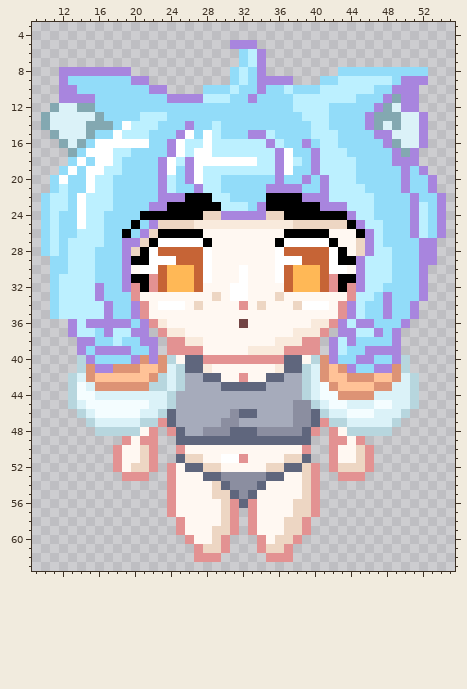
Two states of a pixel-art sprite, Sprites/Characters/Demi/Walk/Demi-Walk-Front-4.png. The first picture shows the starting point.
The file is 64x64 pixels. Shown: x 9..55, y 3..63.
The same view after the edit:
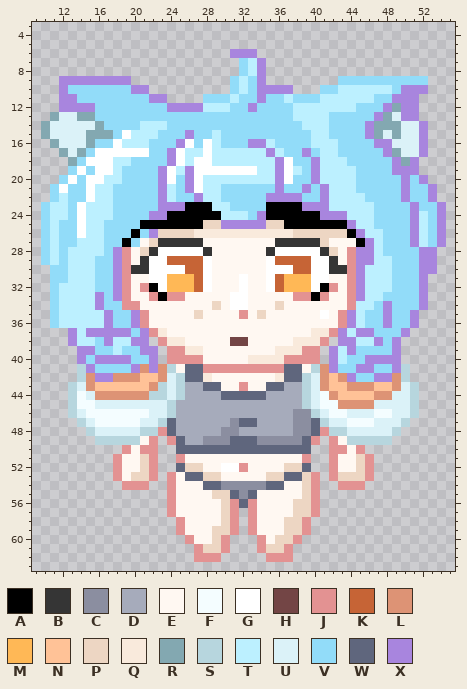
Palette (. is transparent): A #000000  B #353535  C #8b8ea0  D #a6abbb  E #fff8f2  F #f4fdff  G #ffffff  H #734545  J #e39292  K #c66436  L #dd9375  M #ffb856  N #ffc297  P #edd6c3  Q #f9eadc  R #83a8b1  S #b7d6de  T #bcf0ff  U #dbf2f8  V #92dcf9  W #5f667d  X #a885de
Author's note on the commit: Better face for front Demi
Changes in this commit:
@@ x 9..55 @@
  4 ...............................................
- 5 ......................XXX......................
- 6 .......................VTX.....................
+ 5 ...............................................
+ 6 ......................XXX......................
  7 .......................VTX.....................
- 8 ...XXXXXXXX...........VTVX........VVVVVVVVVV...
- 9 ...XVVVVVVVXX.........VTVXXXX...VVTTTTTTVXXX...
-10 ...XXVVVVVVVVXX....VVVTVVXVVTVVVTTTTTTVVXXX....
-11 ...XXXXVVVVVVVVXXXXTTTVVXVVVVTTTTTTTVVVXRXX....
-12 ..RUURRVVVVVVVVVVVVVVVVVVVVVVTTTTVVVVVXRUXX....
-13 .RUUUUURVVVVTTTVVVVVVVVVVVVVVVTTTVVVVXRRRUUX...
-14 .RUUUURRRVGTTTVVVXVVTVVVVVVVVVVTTVVVVXRURUUX...
-15 ..RUUURVVGTTTVVVXGVGTVVVXXTVVVVTTTVVVVXXUUUX...
-16 ...RURVGGGGGGVVXGTTGTTTTTTXTVVXVTTVVVVVXRUUX...
-17 ....RVGGGTTVVVVXGTGGTTTTTTTXGVVXTTTVVVVVXRX....
-18 ....VGVGGTVVVVXGTXGGGGGGGTTXGTVXTTTTVVVVXXX....
-19 ...VGVGGTTVVVVXGVXGTTTTTTTTXGVVXTTTTVVVVVXVX...
-20 ..VGVVGTTVVVVVXTVXGTTVVVVVVXVVXVXTTTVVVVVXVVX..
-21 ..VTVVGTTVVVVVXTVVXTTVVVVVXXXXVVXTTTTVVVVXVVX..
-22 .VTTVGTTTVVVVVXXXAAATTVVVVAAAAXXXTTTTTVVVVXVVX.
-23 .VTTVGTTTVVVVXXAAAAAATTTVXAAAAAAXXXTTTVVVVXTVX.
-24 .VTVVGTTVVVVAAAAAAAPPXXXXXPPAAAAAAAXTTVVVVXTVX.
-25 .VTVVGTTVVVAVXPPPPQQQQQQQQQQQPPPPPPAXTTVVVXTVX.
-26 .VTVVTTTVVAVXPAAAAAEEEEEEEEEAAAAAEEEAXTVVVXTVX.
-27 .VTVTTTTVVXXPAGGGGGAEEEEEEEAGGGGGAEEPXTVVVVXX..
-28 .VTVTTTVVVXPAGKKKKKGEEEEEEEGKKKKKGAEPXTTVVVXX..
-29 ..VVTTTVVVXAAGGGKKKGEEEEEEEGGGKKKGAAXTTTVVVXX..
-30 ..VVTTTVVVXEGGKMMMKGEEEGEEEGKMMMKGGEXTTTVVVX...
-31 ..VTTTTVVVXAAJKMMMKGEEEGEEEGKMMMKJAAXTTTVVVX...
-32 ..VTTTTXVVXJAJKMMMKEEEGGEEEEKMMMKJAJXTTVVVVX...
-33 ..VTTTTXVVVJEEEEEEEEPEGGEEEPEEEEEEEJTTVXVVVX...
-34 ..VTTTTTXVVXJEGGGEPEEEEJEPEEEPGGGEJXTVVXVVX....
-35 ..VTTTTTXVVXJEEEEEEEEEEEEEEEEEEEEEJXTVVXVVX....
-36 ....XTXXXXXVXJQEEEEEEEEHEEEEEEEQQJXTXXVVVX.....
-37 ....XTTVXTTXX.JQQEEEEEEEEEEEEQQQJ.XXTTXVX......
-38 .....XXVVTVVXX.JJQQEEEEEEEEQQQJJ.XTXVVVVX......
-39 .....XVXXXXVVX.JJJJEEEEEQQQQJJJJ.XTVVXXXX......
-40 .....SXVVVVXLXLSEWWJJJJJJJJJWWESLXVVXXVVXS.....
-41 .....SLXXLLLNNLUSWWQEEEEEEEQWWSULNLXVVXXLS.....
-42 ....SULNNNNNNLSUSDDWWEEJEEWWDDSULNNLLLNNLUS....
-43 ....SFULLLLLLSSUSDDDDWWWWWDDDDSUFLNNNNLLUUS....
-44 ....SFFUUUUUUUUSDDDDDDDDDDDDDDSUFFLLLLUUUUS....
-45 ....SUFFFFFFFUUSDDDDDDDDDDDDDCCSUFFUUUFFUUS....
-46 .....SUFFFFFUUSWDDDDDDCWWDDDDCCWSUUFFFUUUS.....
-47 ......SUUUUUSSJWDDDDDCCDDDDDDCCWJSSUUUUUS......
-48 .......SSSSSEJ.JWDDCCCWWWCCCCCWJ.JESSSSS.......
-49 ..........JEJJ..WWWWWWWWWWWWWWW..JJEJ..........
-50 .........JEEPJ..JEEEEEEEEEEEEEJ..JEEPJ.........
-51 .........JEEPJ..WPPEEGGJEEEEPPW..JEEPJ.........
-52 .........JEPPJ.JEWWPPEEEEEPPWWPJ.JPPPJ.........
-53 ..........JJJ..JEEEWWCCCCCWWEEPJ..JJJ..........
-54 ...............JEEEEPWCCCWEEEEPJ...............
+ 8 .......................VTX.....................
+ 9 ...XXXXXXXX...........VTVX........VVVVVVVVVV...
+10 ...XVVVVVVVXX.........VTVXXXX...VVTTTTTTVXXX...
+11 ...XXVVVVVVVVXX....VVVTVVXVVTVVVTTTTTTVVXXX....
+12 ...XXXXVVVVVVVVXXXXTTTVVXVVVVTTTTTTTVVVXRXX....
+13 ..RUURRVVVVVVVVVVVVVVVVVVVVVVTTTTVVVVVXRUXX....
+14 .RUUUUURVVVVTTTVVVVVVVVVVVVVVVTTTVVVVXRRRUUX...
+15 .RUUUURRRVGTTTVVVXVVTVVVVVVVVVVTTVVVVXRURUUX...
+16 ..RUUURVVGTTTVVVXGVGTVVVXXTVVVVTTTVVVVXXUUUX...
+17 ...RURVGGGGGGVVXGTTGTTTTTTXTVVXVTTVVVVVXRUUX...
+18 ....RVGGGTTVVVVXGTGGTTTTTTTXGVVXTTTVVVVVXRX....
+19 ....VGVGGTVVVVXGTXGGGGGGGTTXGTVXTTTTVVVVXXX....
+20 ...VGVGGTTVVVVXGVXGTTTTTTTTXGVVXTTTTVVVVVXVX...
+21 ..VGVVGTTVVVVVXTVXGTTVVVVVVXVVXVXTTTVVVVVXVVX..
+22 ..VTVVGTTVVVVVXTVVXTTVVVVVXXXXVVXTTTTVVVVXVVX..
+23 .VTTVGTTTVVVVVXXXAAATTVVVVAAAAXXXTTTTTVVVVXVVX.
+24 .VTTVGTTTVVVVXXAAAAAATTTVXAAAAAAXXXTTTVVVVXTVX.
+25 .VTVVGTTVVVVAAAAAAAPPXXXXXPPAAAAAAAXTTVVVVXTVX.
+26 .VTVVGTTVVVAVXPPPPQQQQQQQQQQQPPPPPPAXTTVVVXTVX.
+27 .VTVVTTTVVAVEPBBBBBEEEEEEEEBBBBBPEEEAXTVVVXTVX.
+28 .VTVTTTTVXJEPBGGGGGBEEEEEEBGGGGGBPEJXXTVVVVXX..
+29 .VTVTTTVVXJEBGGKKKKGEEEEEEGKKKKGGBEJXXTTVVVXX..
+30 ..VVTTTVVXJBBGGGGKKGEEEEEEGGGKKGGBBJXTTTVVVXX..
+31 ..VVTTTVVXJEEGGMMMKGEEEGEEGKMMMGGEEJXTTTVVVX...
+32 ..VTTTTVVXJEJAGMMMKGEEEGEEGKMMMGAJEJXTTTVVVX...
+33 ..VTTTTXVXJEEJAJJEEEEEGGEEEEEJJAJEEJXTTVVVVX...
+34 ..VTTTTXVVJJEEEEEEEEPEGGEEEPEEEEEEEJTTVXVVVX...
+35 ..VTTTTTXVVXJEEEEEPEEEEJEPEEEEEEGEJXTVVXVVX....
+36 ..VTTTTTXVVXJEEEEEEEEEEEEEEEEEEEEEJXTVVXVVX....
+37 ....XTXXXXXVXJQEEEEEEEEEEEEEEEEQQJXTXXVVVX.....
+38 ....XTTVXTTXX.JQQEEEEEHHEEEEEQQQJ.XXTTXVX......
+39 .....XXVVTVVXX.JJQQEEEEEEEEQQQJJ.XTXVVVVX......
+40 .....XVXXXXVVX.JJJJEEEEEQQQQJJJJ.XTVVXXXX......
+41 .....SXVVVVXLXLSEWWJJJJJJJJJWWESLXVVXXVVXS.....
+42 .....SLXXLLLNNLUSWWQEEEEEEEQWWSULNLXVVXXLS.....
+43 ....SULNNNNNNLSUSDDWWEEJEEWWDDSULNNLLLNNLUS....
+44 ....SFULLLLLLSSUSDDDDWWWWWDDDDSUFLNNNNLLUUS....
+45 ....SFFUUUUUUUUSDDDDDDDDDDDDDDSUFFLLLLUUUUS....
+46 ....SUFFFFFFFUUSDDDDDDDDDDDDDCCSUFFUUUFFUUS....
+47 .....SUFFFFFUUSWDDDDDDCWWDDDDCCWSUUFFFUUUS.....
+48 ......SUUUUUSSJWDDDDDCCDDDDDDCCWJSSUUUUUS......
+49 .......SSSSSEJ.JWDDCCCWWWCCCCCWJ.JESSSSS.......
+50 ..........JEJJ..WWWWWWWWWWWWWWW..JJEJ..........
+51 .........JEEPJ..JEEEEEEEEEEEEEJ..JEEPJ.........
+52 .........JEEPJ..WPPEEGGJEEEEPPW..JEEPJ.........
+53 .........JEPPJ.JEWWPPEEEEEPPWWPJ.JPPPJ.........
+54 ..........JJJ..JEEEWWCCCCCWWEEPJ..JJJ..........
 55 ...............JEEEEPPWCWEEEEEPJ...............
Where, in picture pixels (left, top, right, bottom), the same in both pictures:
changed: (41, 40, 446, 490)
